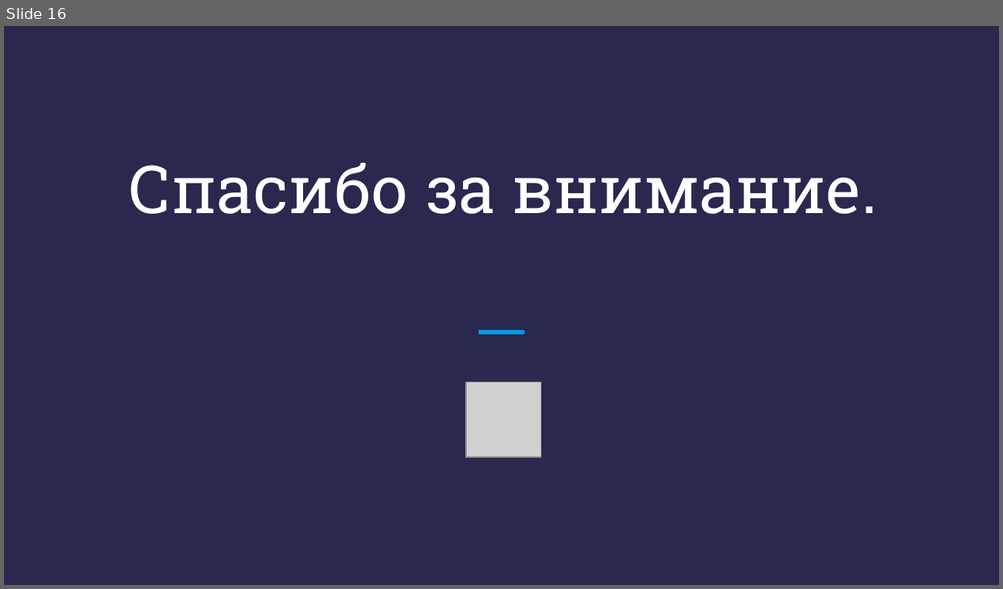
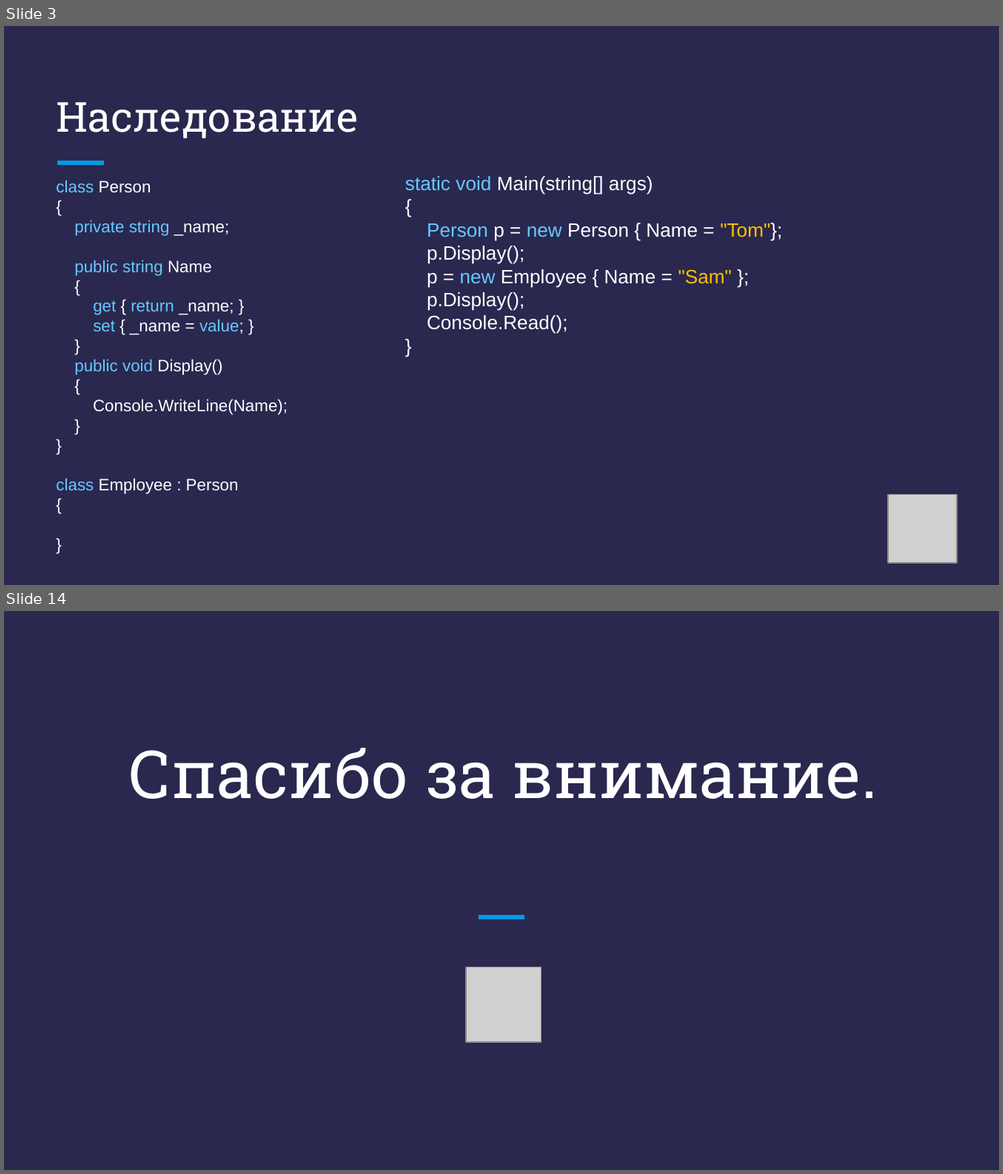
Before and after one commit to DenisKaVladimirovich/MyLessons, a slide deck: 11/Презентация - C# + .NET - Урок 11.pptx. Shown one above the other, each under a label of ours: slide 16 before the commit, slides 3 and 14 after it; the slides between them are not shown. The pictures are 1003x589 and 1003x1174 pixels, drawn with LibreOffice and Linux fonts; fonts in the diff are those of the drawing; grey boxes stand for pictures. Boxes give left, top, right and bottom in pixels: in the first picture for what was removed or moved away, otherwise in the second. Text is boxed around its words. In the diff, an @@ line names an element or a change of style, - is before the commit and + after.

```diff
--- a/11/Презентация - C# + .NET - Урок 11.pptx
+++ b/11/Презентация - C# + .NET - Урок 11.pptx
@@ slide 3 added at <box>4,26,999,585</box>, background #2A284F @@
@@ title added at <box>56,102,358,138</box>, 30 pt, text #FFFFFF @@
+Наследование
@@ text added at <box>56,181,287,494</box>, 12 pt, text #FFFFFF @@
+class Person
+{
+private string _name;
+public string Name
+{
+get { return _name; }
+set { _name = value; }
+}
+public void Display()
+{
+Console.WriteLine(Name);
+}
+}
+class Employee : Person
+{
+}
@@ line added from (58, 163) to (103, 163), #039BE5 3 pt @@
@@ text added at <box>405,176,782,334</box>, 14 pt, text #FFFFFF @@
+static void Main(string[] args)
+{
+Person p = new Person { Name = "Tom"};
+p.Display();
+p = new Employee { Name = "Sam" };
+p.Display();
+Console.Read();
+}
@@ picture added at <box>887,494,956,563</box> @@
@@ what was slide 16 is now slide 14 @@
```
Also in this commit, not shown: 4 slides changed, 8 other slides added, 11 slides removed, 3 other files.
